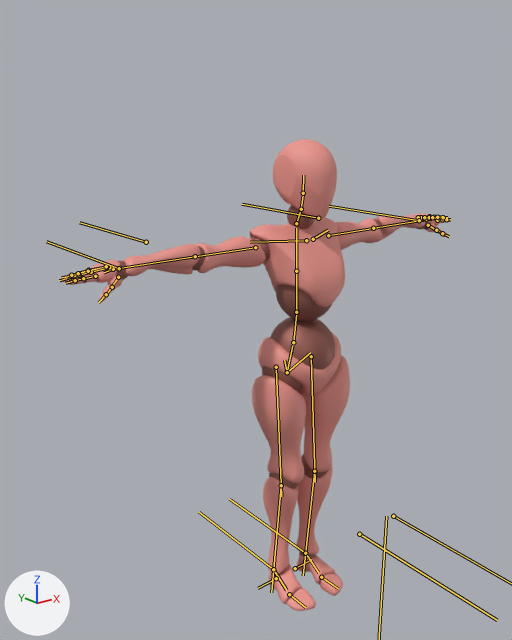
What one commit did to the glTF model public/x-bot.glb.
Before and after are seen from a 50 mm lens placed at (-1.71, -1.86, 1.95), pointed at (-0.13, 0.12, 1.15). Arrows for +X, +Y and +Z are at lower left; the lights stay in place. The bones that bend it are drawn over the model as lines.

Names of what the first picture shows: 'Beta_Joints', 'Beta_Surface'.
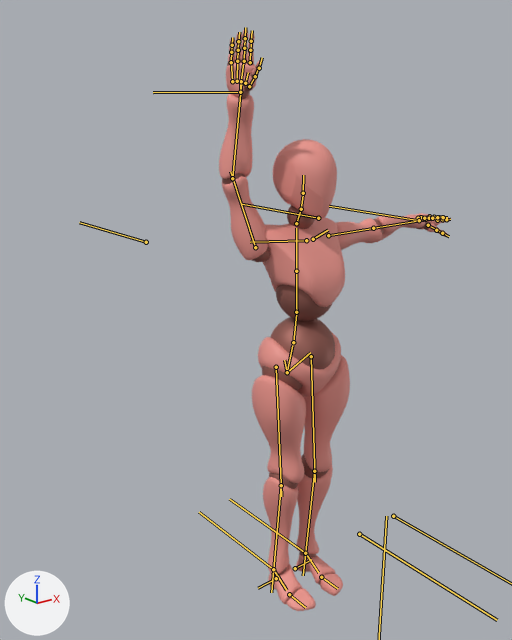
The newer file adds an action. The first version stands in its rest pose; the second is drawn at frame 0 of the action 'moveRightHendi'.

Location of each change, [x1, y1, x2, y2] in pixels of the pictures (512 x 640 px):
'Beta_Surface', posed (40% narrower, 23% taller)
    before: [61, 139, 451, 611]
    after: [219, 29, 451, 611]
'Beta_Joints', posed (40% narrower, 43% taller)
    before: [69, 205, 448, 594]
    after: [222, 37, 448, 594]
bone 'upper_arm.R', root to tip
    before: (255, 247) to (189, 257)
    after: (255, 247) to (230, 171)
bone 'forearm.R', root to tip
    before: (195, 256) to (111, 269)
    after: (232, 178) to (241, 83)
bone 'forearm.R.001', root to tip
    before: (119, 268) to (46, 241)
    after: (240, 92) to (153, 92)

What the commit changed:
Bone 'upper_arm.R' (bone_upper_arm_r) turns from (0, 0, 0) to (-11, 39, -80) degrees about its own x, y and z.
Bone 'forearm.R' (bone_forearm_r) turns from (0, 0, 0) to (22, 1, -4) degrees about its own x, y and z.
Bone 'forearm.R.001' (bone_forearm_r_001) moves from (0.0, 0.0, 0.0) to (0.569, 0.0, -0.517).
